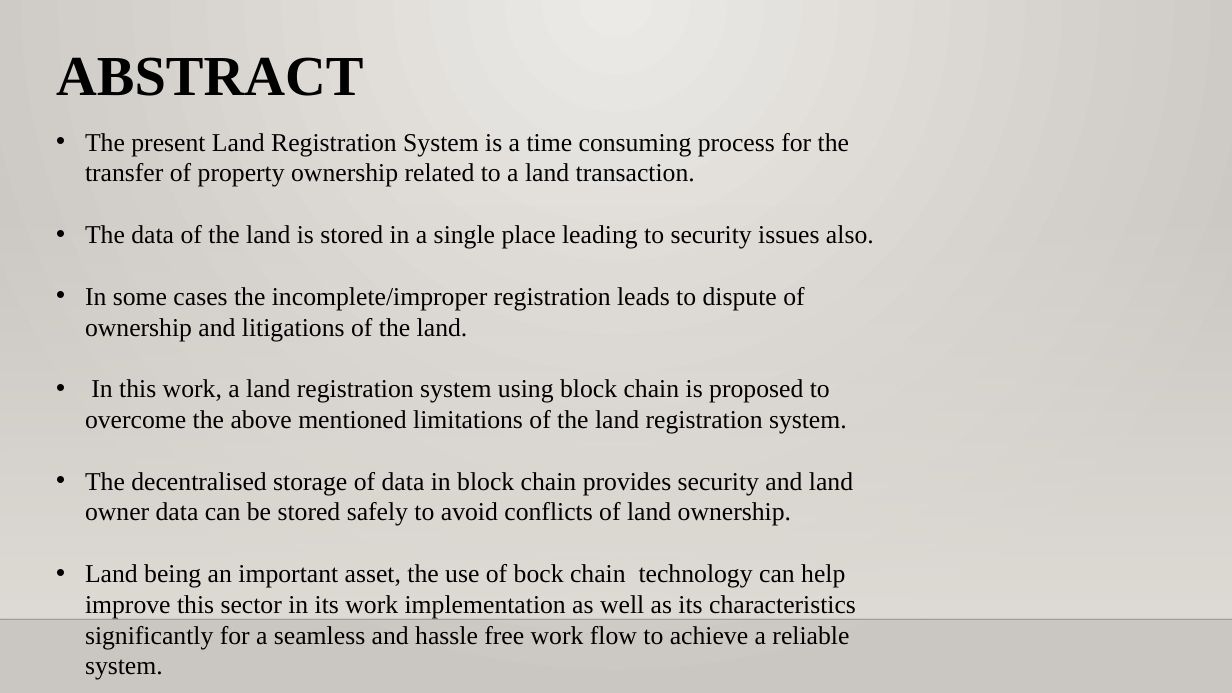
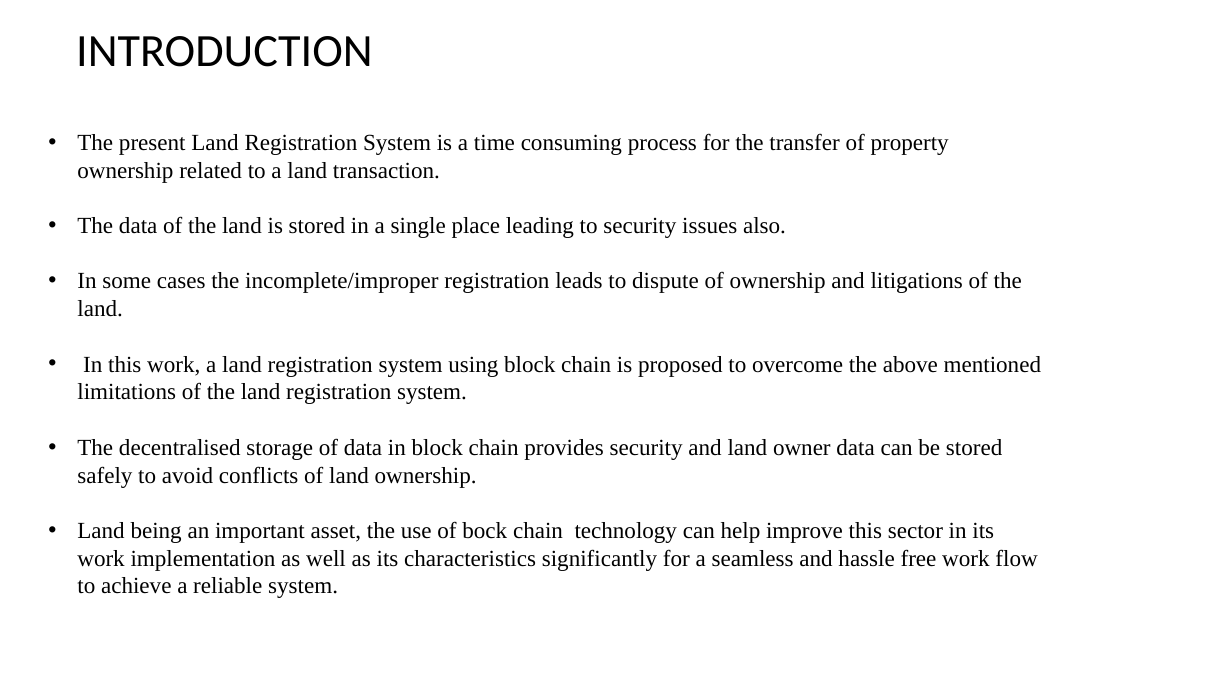
Before and after one commit to KL-Security/Land-Registration, a slide deck: slide 2 of Property_Registration_Management_System_using_Blockchain_REVIEW.pptx. Drawn at 1232x693 pixels with LibreOffice and Linux fonts; fonts in the diff are those of the drawing; background and template pictures are left out. Boxes give left, top, right and bottom in pixels: in the first picture for what was removed or moved away, otherwise in the second. Text is boxed around its words. In the diff, an @@ line names an element or a change of style, - is before the commit and + after.

```diff
--- a/Property_Registration_Management_System_using_Blockchain_REVIEW.pptx
+++ b/Property_Registration_Management_System_using_Blockchain_REVIEW.pptx
@@ background gradient #ECEAE7 to #CAC7C1 to #FFFFFF @@
@@ text removed at (x1=56, y1=57, x2=363, y2=96) @@
-ABSTRACT
@@ text added at (x1=76, y1=36, x2=372, y2=67), 36 pt, text #000000 @@
+INTRODUCTION
@@ text "The present Land Registration System ..." moved from (x1=85, y1=133, x2=874, y2=680) to (x1=77, y1=133, x2=1041, y2=598) @@
@@ text "The present Land Registration System ..." at (x1=77, y1=133, x2=1041, y2=598): size 20 to 18 pt @@
@@ rectangle removed at (x1=0, y1=204, x2=1232, y2=619) @@
@@ line removed from (0, 619) to (1232, 619) @@
```
Also in this commit, not shown: 3 other slides changed, 1 slide added, 4 slides removed.
